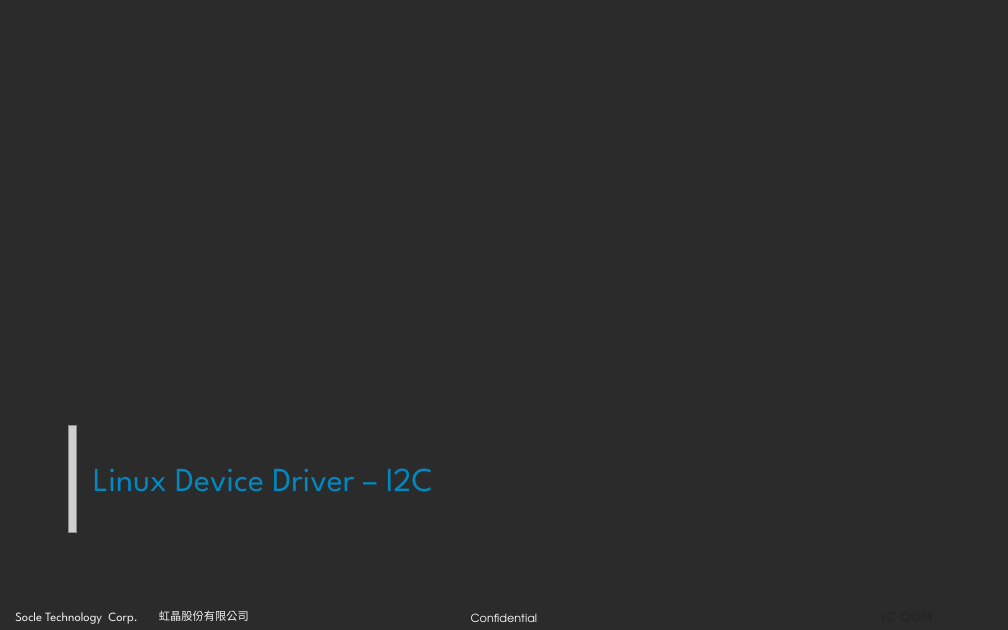
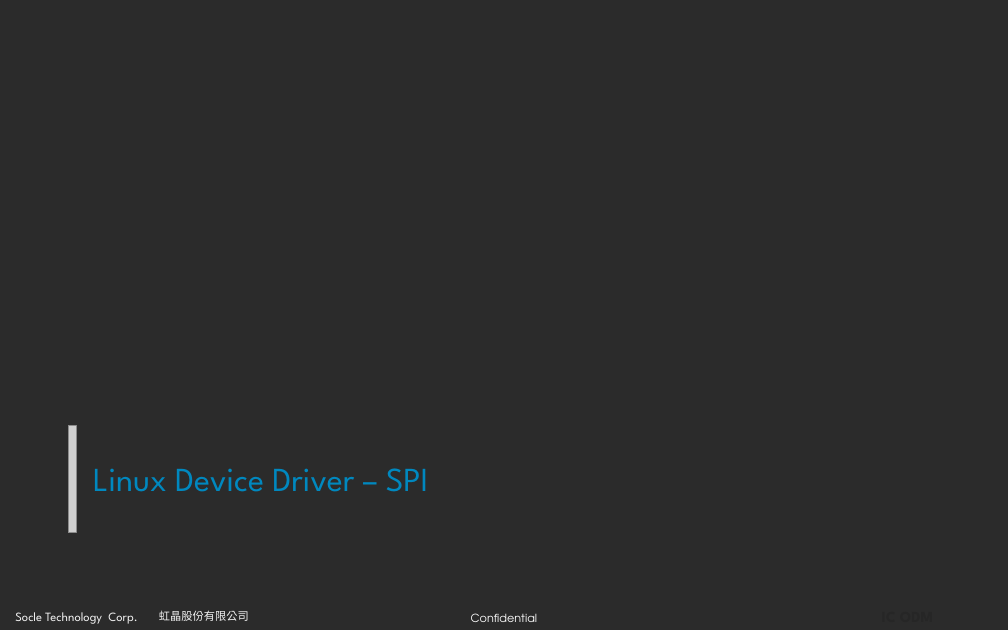
Before and after one commit to JomaskTsai/ppt_linux, a slide deck: slide 7 of spi_report_ben.pptx. Drawn at 1008x630 pixels with LibreOffice and Linux fonts; fonts in the diff are those of the drawing; grey boxes stand for pictures; background and template pictures are left out; a plain dark background stands for a picture behind light text. Boxes give left, top, right and bottom in pixels: in the first picture for what was removed or moved away, otherwise in the second. Text is boxed around its words. In the diff, an @@ line names an element or a change of style, - is before the commit and + after.

```diff
--- a/spi_report_ben.pptx
+++ b/spi_report_ben.pptx
@@ title at (93,468,429,492): text changed @@
-Linux Device Driver – I2C
+Linux Device Driver – SPI
```
Also in this commit, not shown: 2 other slides changed, 1 other file.
